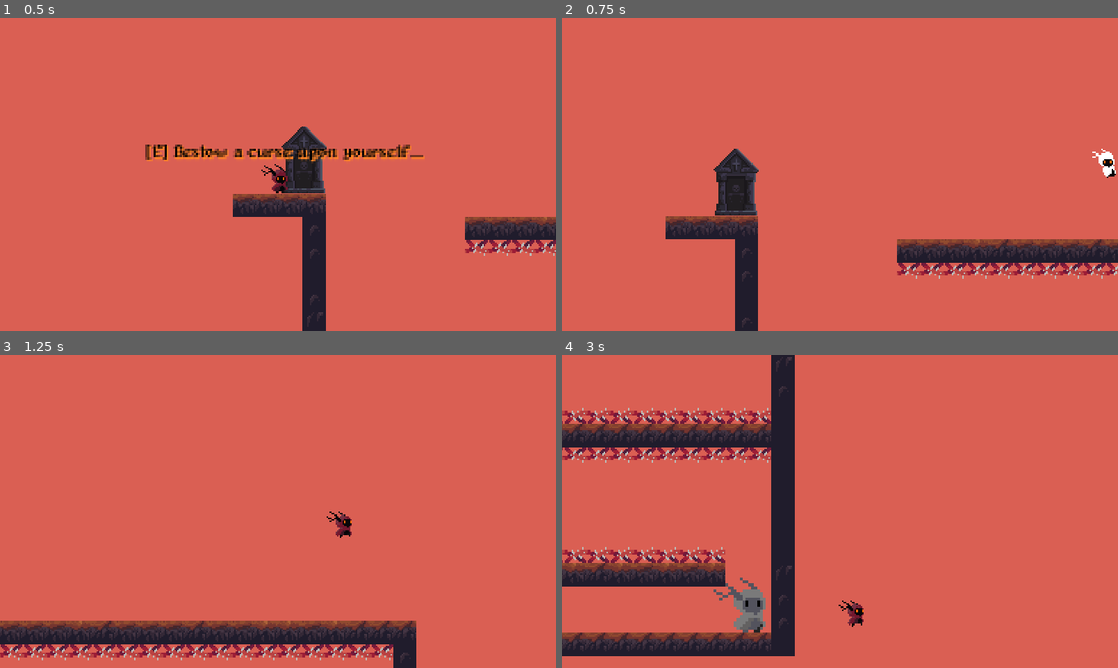
Above: before the commit, frames 1-4 (two rows, left to right).
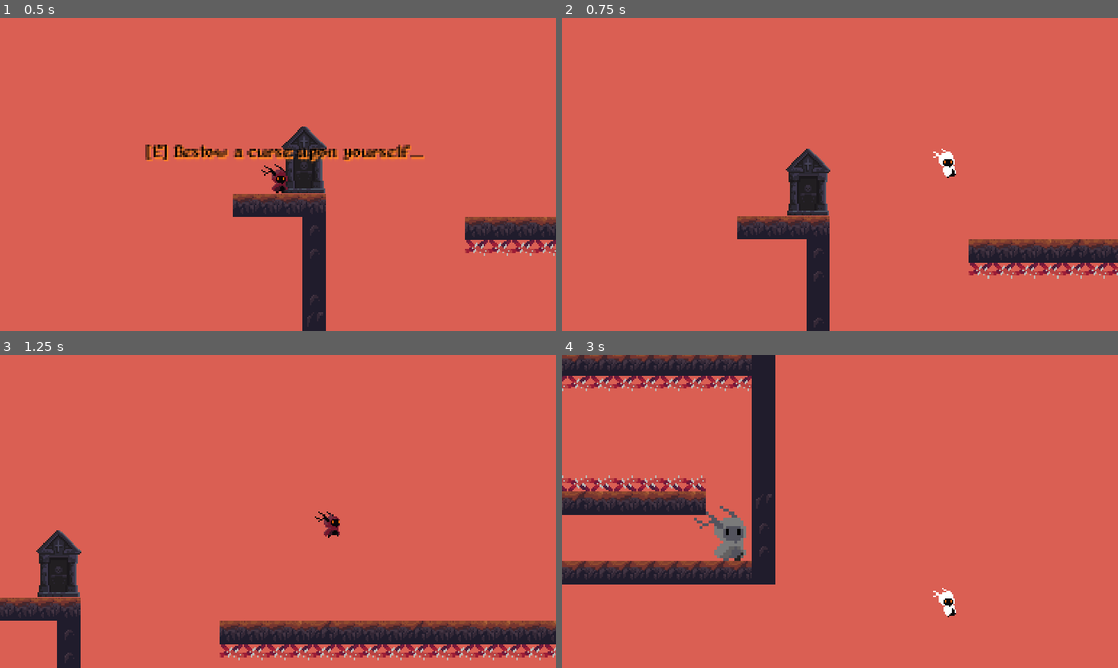
Above: after the commit, the same moments.

Repository: ryanwmiecz/2024HackathonWM
Game: Godot game, scene res://Levels/Level4.tscn
Same seed, same stepped clock (60 frames per second), same inputs: the game is played once before the commit and once after it. This scene is started directly instead of the project's main scene. Sound files missing from this copy of the repository are replaced by a short silence.
Inputs:
- Up to frame 1 (0.5 s): no input
- Up to frame 2 (0.75 s): tap Enter (ui_accept) at 0.5 s; hold Right (ui_right) from 0.53 s (still down); tap Z (dash) at 0.6 s
- Up to frame 3 (1.25 s): keep holding Right (ui_right); tap Enter (ui_accept) at 0.77 s
- Up to frame 4 (3 s): tap E (Interaction) at 1.35 s; tap Enter (ui_accept) at 1.52 s; tap Z (dash) at 1.55, 2.3, 2.85 s; release Right (ui_right) at 2.03 s; hold Left (ui_left) 2.03-2.78 s; tap O (bleat) at 2.1 s; hold Right (ui_right) from 2.78 s (still down)

Frame 1 is identical in both runs. In frame 2, 9.5% of the frame differs, in the area x 18-100%, y 41-100%; in frame 3, 11%; in frame 4, 23%, in the area x 0-71%, y 0-97%.

Commit message:
Dash Fixed

Diff:
--- a/2024hackthonattempt/Entities/PlayerController.gd
+++ b/2024hackthonattempt/Entities/PlayerController.gd
@@ -3,7 +3,7 @@
 
 var SPEED = 180.0
 var JUMP_VELOCITY = -300.0
-var DASH_VELOCITY = 2000
+var DASH_VELOCITY = 800
 var jump_count = 1
 var dashing := false
 var dash_time = 0.2
--- a/2024hackthonattempt/EntityAttributes/interactions/interaction/InteractionObjects/speed.gd
+++ b/2024hackthonattempt/EntityAttributes/interactions/interaction/InteractionObjects/speed.gd
@@ -11,4 +11,4 @@
 # Called every frame. 'delta' is the elapsed time since the previous frame.
 func _command():
 	player.JUMP_VELOCITY = -1
-	player.dash_time = 1
+	player.DASH_VELOCITY = 2000
Not shown: 1 places in 2024hackthonattempt/Player/player.tscn that only renumber resources
